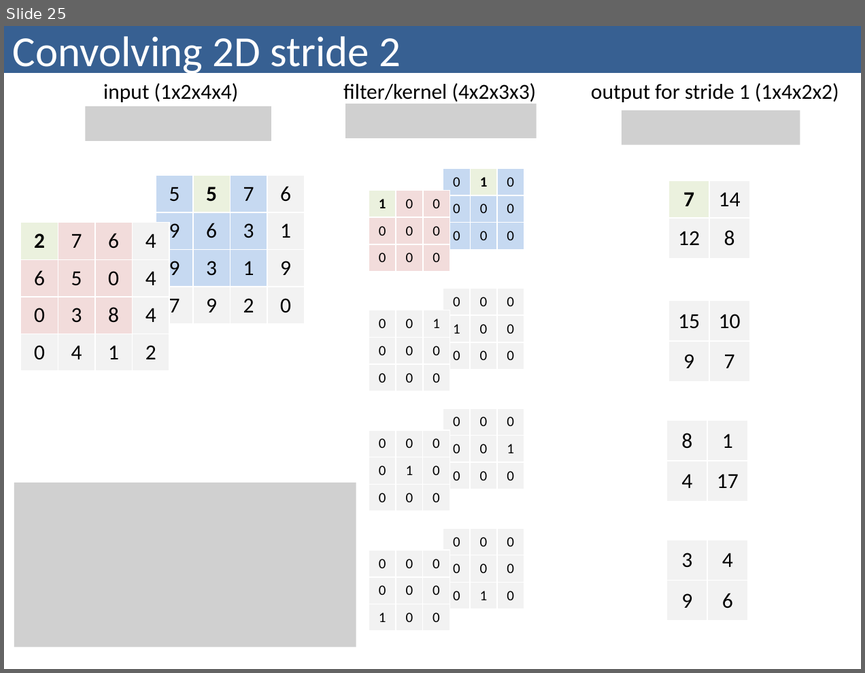
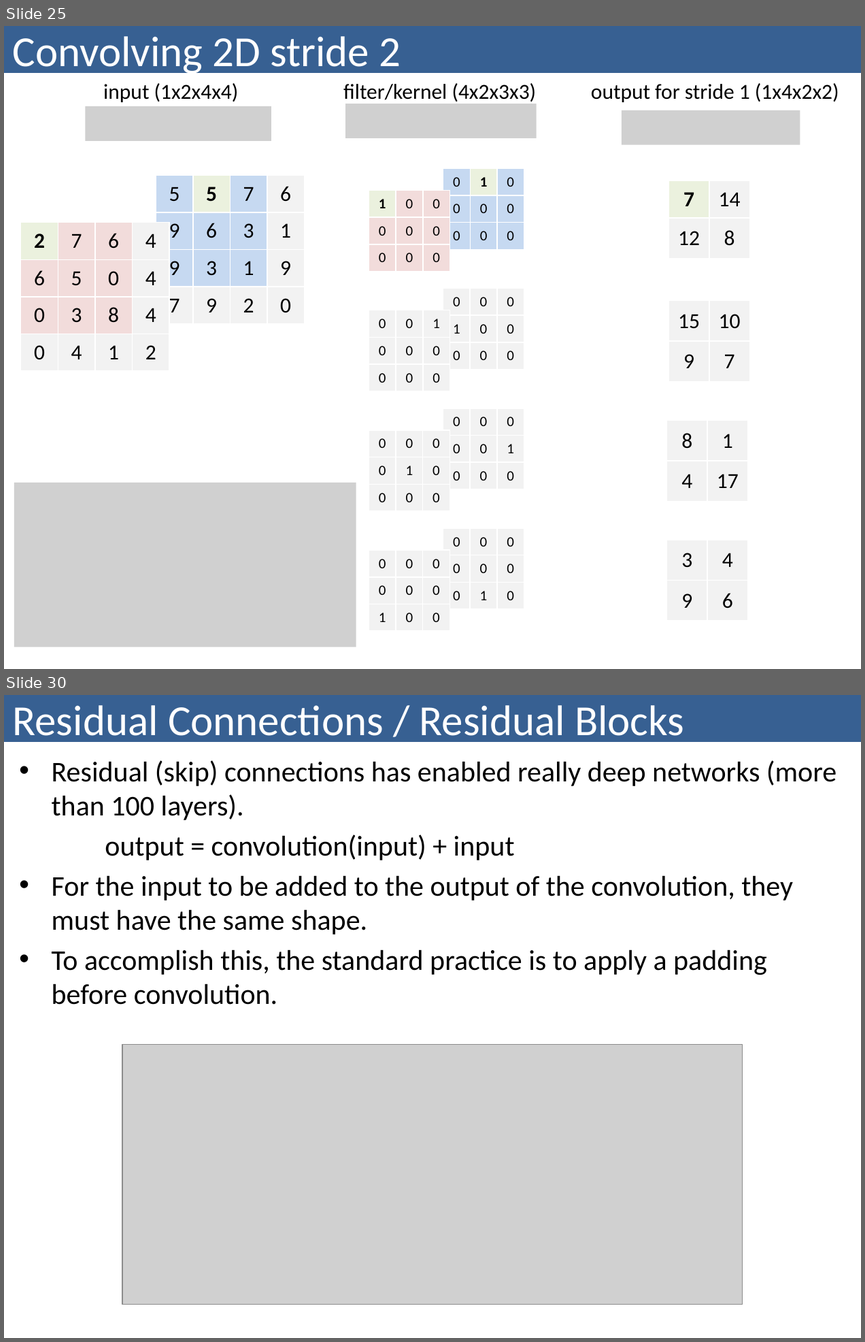
Before and after one commit to bzitko/nlp_repo, a slide deck: slides/nlp p03 feed forward networks/nlp p03.4 convolutional neural network.pptx. Shown one above the other, each under a label of ours: slide 25 before the commit, slides 25 and 30 after it; the slides between them are not shown. The pictures are 865x673 and 865x1342 pixels, drawn with LibreOffice and Linux fonts; fonts in the diff are those of the drawing; grey boxes stand for pictures. Boxes give left, top, right and bottom in pixels: in the first picture for what was removed or moved away, otherwise in the second. Text is boxed around its words. In the diff, an @@ line names an element or a change of style, - is before the commit and + after.

Commit message:
p03 before surname classification presentation

```diff
--- a/slides/nlp p03 feed forward networks/nlp p03.4 convolutional neural network.pptx
+++ b/slides/nlp p03 feed forward networks/nlp p03.4 convolutional neural network.pptx
@@ slide 30 added at <box>4,695,861,1338</box>, background #FFFFFF @@
@@ title added at <box>4,695,861,742</box>, fill #376092, 36 pt, text #FFFFFF @@
+Residual Connections / Residual Blocks
@@ text added at <box>52,760,836,1004</box>, 24 pt, text #000000 @@
+• Residual (skip) connections has enabled really deep networks (more than 100 layers).
+output = convolution(input) + input
+• For the input to be added to the output of the convolution, they must have the same shape.
+• To accomplish this, the standard practice is to apply a padding before convolution.
@@ picture added at <box>122,1045,742,1304</box> @@
```
Also in this commit, not shown: 2 slides changed, 3 other slides added, 7 slides removed, 8 other files.
